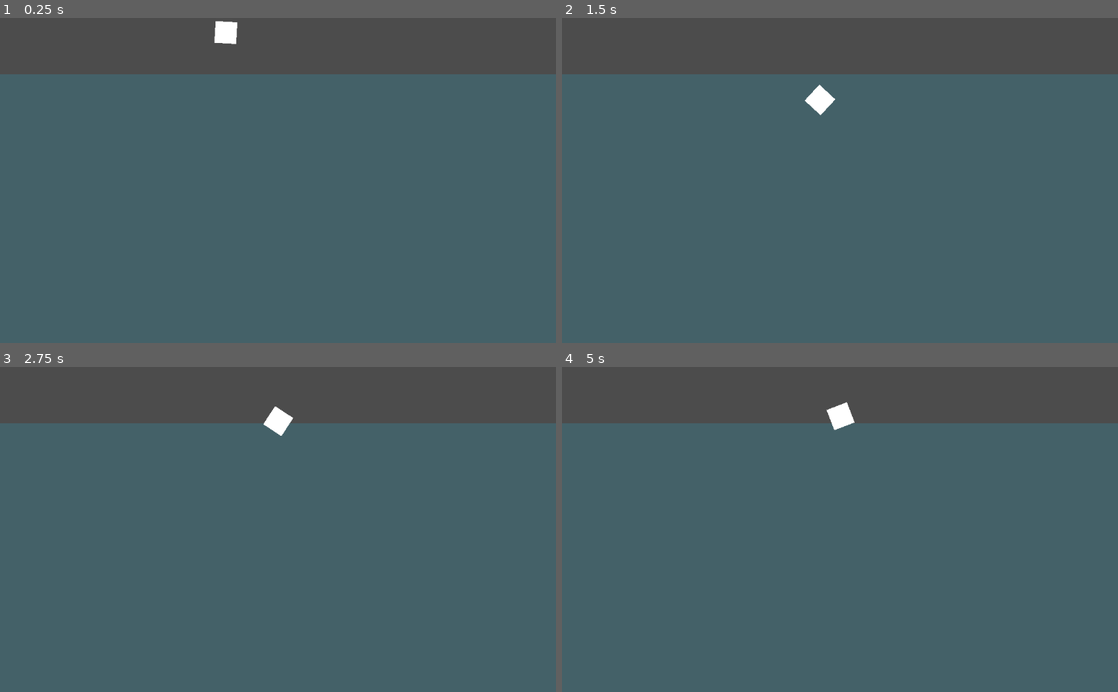
Above: before the commit, frames 1-4 (two rows, left to right).
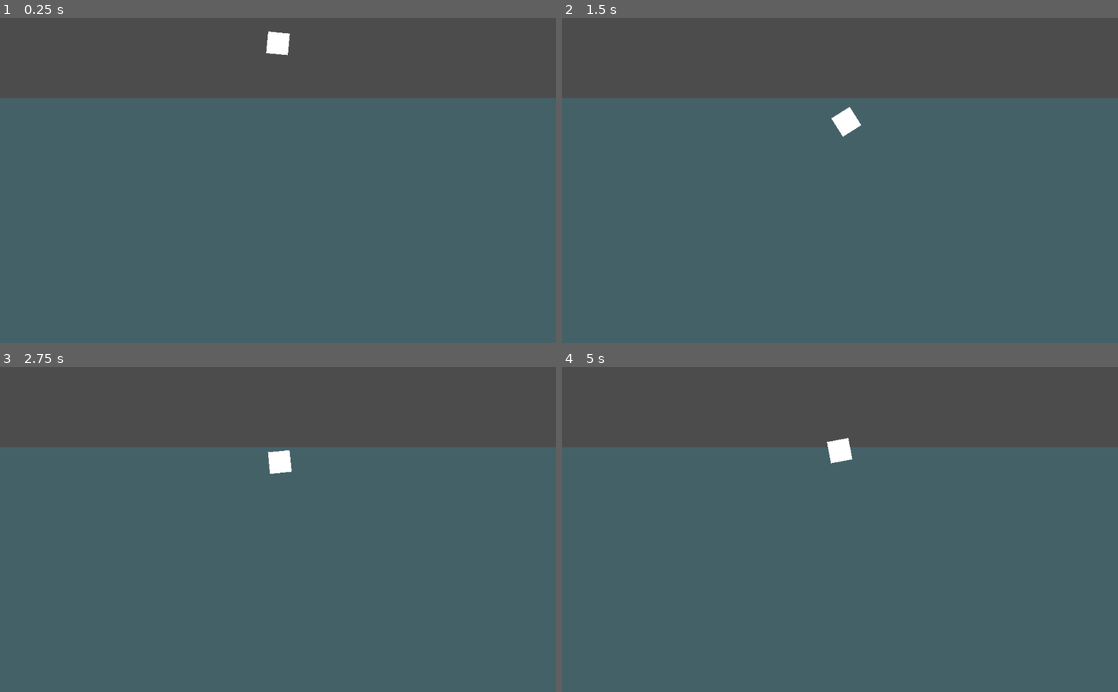
Above: after the commit, the same moments.

Repository: its-dlh/brackeys-2023.2
Game: Godot game, scene res://World/World.tscn
The game is run twice, just before and just after one commit, with the same random seed, the same clock (stepped at 60 frames per second) and the same inputs. The project has no main scene, so this scene is started directly.
Inputs (mouse positions are in pixels of both pictures, inside the frame that each line leads up to):
- Up to frame 1 (0.25 s): no input
- Up to frame 2 (1.5 s): move the mouse to (962, 164) at 0.52 s; hold Right (ui_right) 0.53-1.28 s; click (962, 164) at 0.67 s; move the mouse to (728, 196) at 1.27 s; hold Down (ui_down) from 1.28 s (still down)
- Up to frame 3 (2.75 s): move the mouse to (333, 458) at 2.02 s; release Down (ui_down) at 2.03 s; hold Right (ui_right) from 2.03 s (still down)
- Up to frame 4 (5 s): move the mouse to (812, 594) at 2.77 s; release Right (ui_right) at 2.78 s; hold Up (ui_up) 2.78-3.53 s; click (812, 594) at 2.92 s; move the mouse to (1006, 578) at 3.52 s; hold Left (ui_left) from 3.53 s (still down); move the mouse to (673, 480) at 4.27 s

The runs differ from the first frame. In frame 1, 7.8% of the frame differs, in the area x 0-100%, y 0-25%; in frame 2, 7.7%; in frame 3, 7.7%; in frame 4, 7.7%.

Commit message:
camera, and making the water YUGE

Diff:
--- a/World/World.tscn
+++ b/World/World.tscn
@@ -3,13 +3,12 @@
 [ext_resource path="res://Player/RigidPlayer.tscn" type="PackedScene" id=1]
 
 [sub_resource type="RectangleShape2D" id=1]
-extents = Vector2( 20, 20 )
+extents = Vector2( 100000, 100000 )
 
 [node name="Node2D" type="Node2D"]
 
 [node name="Area2D" type="Area2D" parent="."]
 position = Vector2( 0, 128 )
-scale = Vector2( 34.68, 23.8 )
 space_override = 1
 gravity_vec = Vector2( 0, -1 )
 gravity = 284.676
@@ -19,14 +18,19 @@
 }
 
 [node name="ColorRect" type="ColorRect" parent="Area2D"]
-margin_top = -1.34454
-margin_right = 40.0
-margin_bottom = 38.6555
+margin_left = -4096.0
+margin_right = 100000.0
+margin_bottom = 100000.0
 color = Color( 0.0941176, 0.827451, 1, 0.156863 )
 
 [node name="CollisionShape2D" type="CollisionShape2D" parent="Area2D"]
-position = Vector2( 20.0692, 20.5042 )
+position = Vector2( 0, 100040 )
 shape = SubResource( 1 )
 
 [node name="RigidPlayer" parent="." instance=ExtResource( 1 )]
 position = Vector2( 416, 24 )
+
+[node name="Camera2D" type="Camera2D" parent="RigidPlayer"]
+current = true
+limit_top = -20
+smoothing_enabled = true
